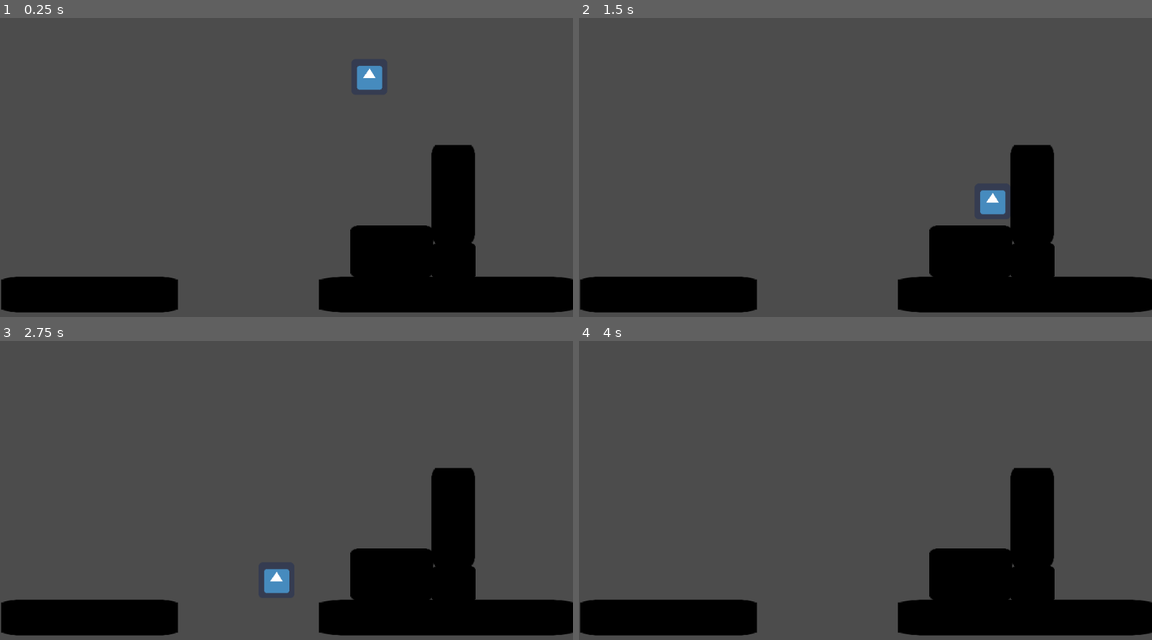
Above: before the commit, frames 1-4 (two rows, left to right).
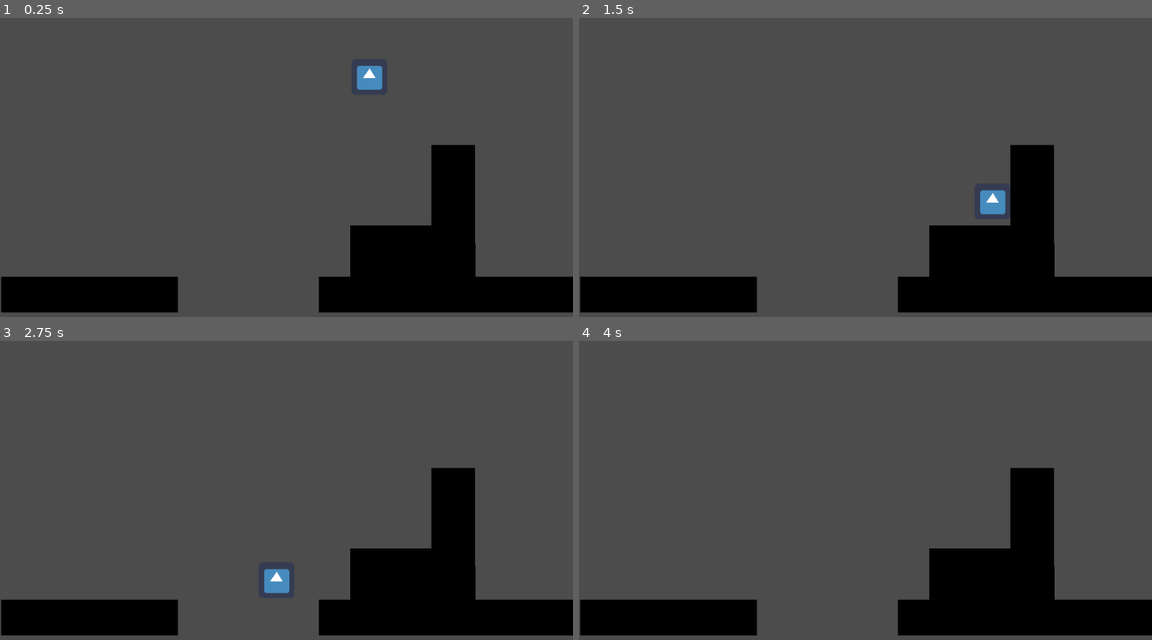
Above: after the commit, the same moments.

Repository: FiteStudios/2d-platformer-demo
Game: Godot game, scene res://World.tscn
Same seed, same stepped clock (60 frames per second), same inputs: the game is played once before the commit and once after it. The engine's default icon, where the game draws it, is replaced by a stand-in: a white triangle on a blue panel in a dark square.
Inputs:
- Up to frame 1 (0.25 s): no input
- Up to frame 2 (1.5 s): hold Right (ui_right) from 0.53 s (still down); tap Up (ui_up) at 0.77 s
- Up to frame 3 (2.75 s): tap Up (ui_up) at 1.52 s; release Right (ui_right) at 2.03 s; hold Left (ui_left) from 2.03 s (still down)
- Up to frame 4 (4 s): release Left (ui_left) at 2.78 s; hold Right (ui_right) from 2.78 s (still down); tap Up (ui_up) at 3.02, 3.77 s; tap Enter at 3.5 s

The runs differ from the first frame. In frame 1, 0.2% of the frame differs, in the area x 0-100%, y 42-99%; in frame 2, 0.2%; in frame 3, 0.2%; in frame 4, 0.2%.

Commit message:
Added sprites folder, updated sprites in world.

Diff:
--- a/World.tscn
+++ b/World.tscn
@@ -1,7 +1,8 @@
-[gd_scene load_steps=5 format=2]
+[gd_scene load_steps=6 format=2]
 
 [ext_resource path="res://Player.gd" type="Script" id=1]
 [ext_resource path="res://icon.png" type="Texture" id=2]
+[ext_resource path="res://sprites/black_square.png" type="Texture" id=3]
 
 [sub_resource type="RectangleShape2D" id=1]
 
@@ -55,7 +56,7 @@
 [node name="Sprite" type="Sprite" parent="Ground6" index="0"]
 
 modulate = Color( 0, 0, 0, 1 )
-texture = ExtResource( 2 )
+texture = ExtResource( 3 )
 _sections_unfolded = [ "Visibility" ]
 
 [node name="CollisionShape2D" type="CollisionShape2D" parent="Ground6" index="1"]
@@ -81,7 +82,7 @@
 [node name="Sprite" type="Sprite" parent="Ground7" index="0"]
 
 modulate = Color( 0, 0, 0, 1 )
-texture = ExtResource( 2 )
+texture = ExtResource( 3 )
 _sections_unfolded = [ "Visibility" ]
 
 [node name="CollisionShape2D" type="CollisionShape2D" parent="Ground7" index="1"]
@@ -107,7 +108,7 @@
 [node name="Sprite" type="Sprite" parent="Ground8" index="0"]
 
 modulate = Color( 0, 0, 0, 1 )
-texture = ExtResource( 2 )
+texture = ExtResource( 3 )
 _sections_unfolded = [ "Visibility" ]
 
 [node name="CollisionShape2D" type="CollisionShape2D" parent="Ground8" index="1"]
@@ -133,7 +134,7 @@
 [node name="Sprite" type="Sprite" parent="Ground9" index="0"]
 
 modulate = Color( 0, 0, 0, 1 )
-texture = ExtResource( 2 )
+texture = ExtResource( 3 )
 _sections_unfolded = [ "Visibility" ]
 
 [node name="CollisionShape2D" type="CollisionShape2D" parent="Ground9" index="1"]
@@ -159,7 +160,7 @@
 [node name="Sprite" type="Sprite" parent="Ground10" index="0"]
 
 modulate = Color( 0, 0, 0, 1 )
-texture = ExtResource( 2 )
+texture = ExtResource( 3 )
 _sections_unfolded = [ "Visibility" ]
 
 [node name="CollisionShape2D" type="CollisionShape2D" parent="Ground10" index="1"]
Binary file added: sprites/black_square.png
Not shown, added: sprites/black_square.png.import
